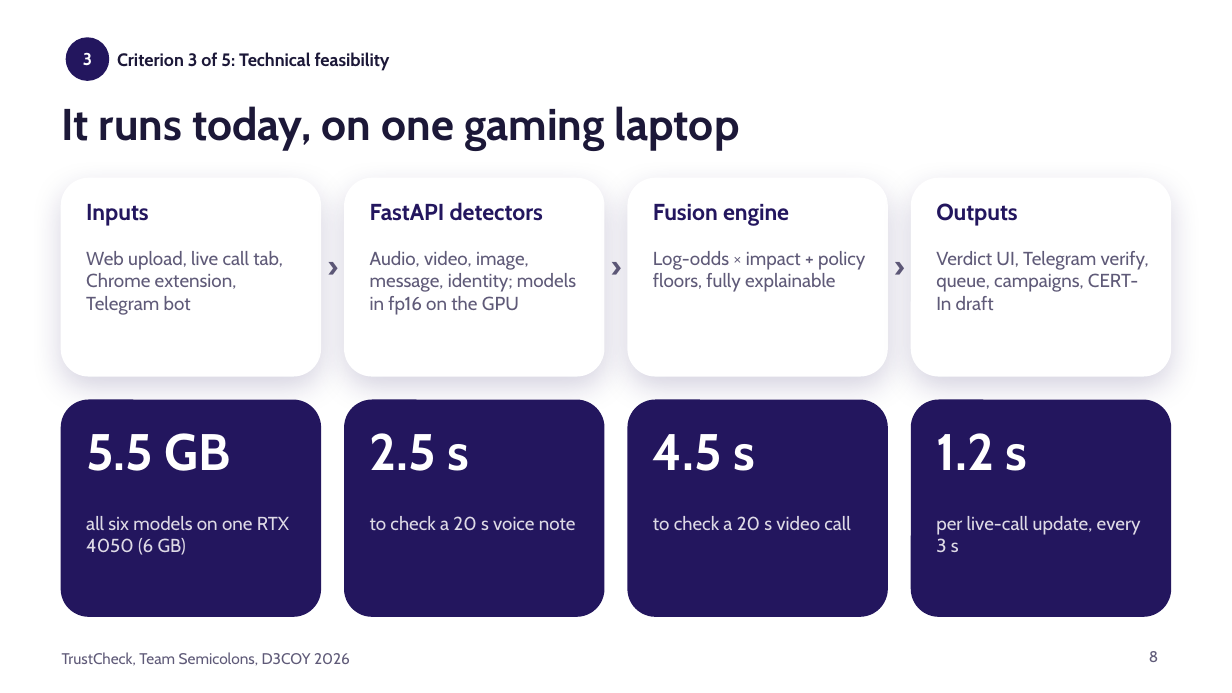
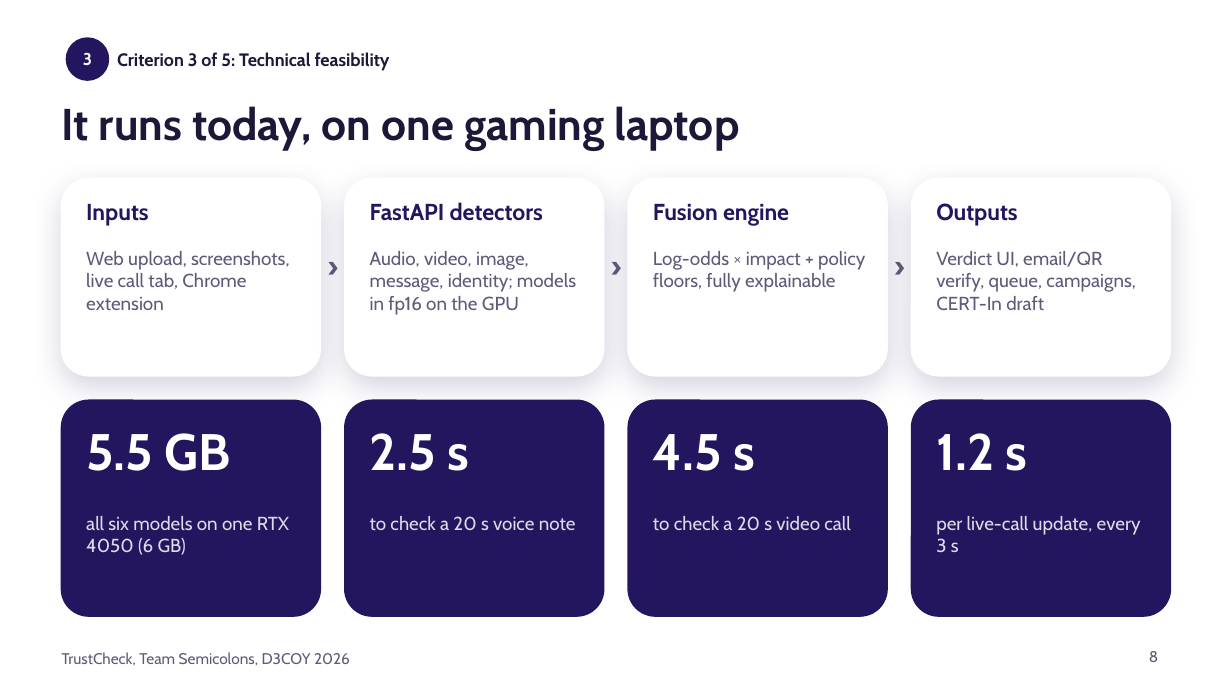
Before and after one commit to D3C0Y-1-0/Semicolons_D3C0Y_DhruvPatel, a slide deck: slide 8 of docs/TrustCheck_pitch.pptx. Drawn at 1232x693 pixels with LibreOffice and Linux fonts; fonts in the diff are those of the drawing; background and template pictures are left out. Boxes give left, top, right and bottom in pixels: in the first picture for what was removed or moved away, otherwise in the second. Text is boxed around its words. In the diff, an @@ line names an element or a change of style, - is before the commit and + after.

```diff
--- a/docs/TrustCheck_pitch.pptx
+++ b/docs/TrustCheck_pitch.pptx
@@ text at [86, 251, 290, 310]: text changed @@
-Web upload, live call tab, Chrome extension, Telegram bot
+Web upload, screenshots, live call tab, Chrome extension
@@ text at [936, 251, 1135, 310]: text changed @@
-Verdict UI, Telegram verify, queue, campaigns, CERT-In draft
+Verdict UI, email/QR verify, queue, campaigns, CERT-In draft
```
Also in this commit, not shown: 4 other slides changed, 5 other files.
